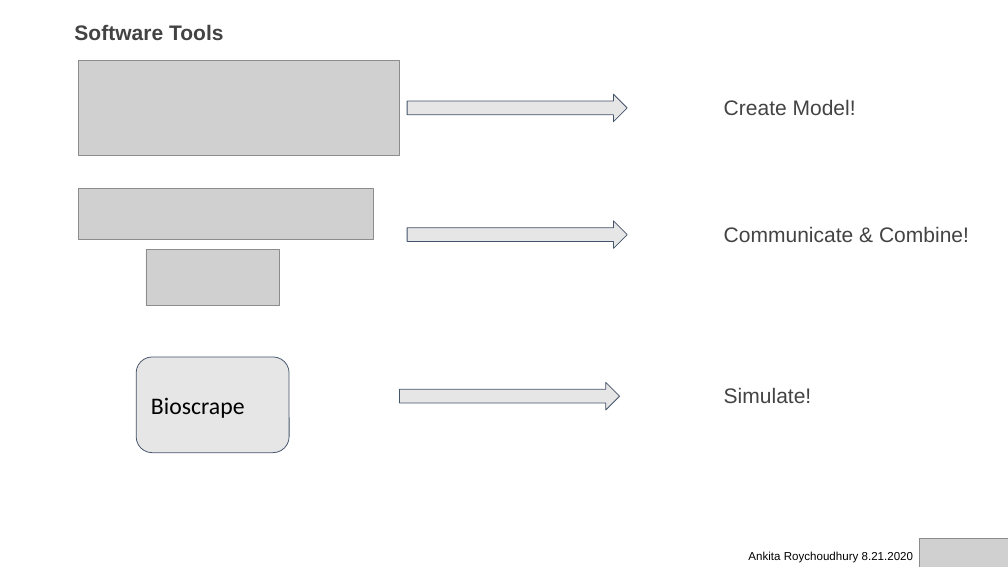
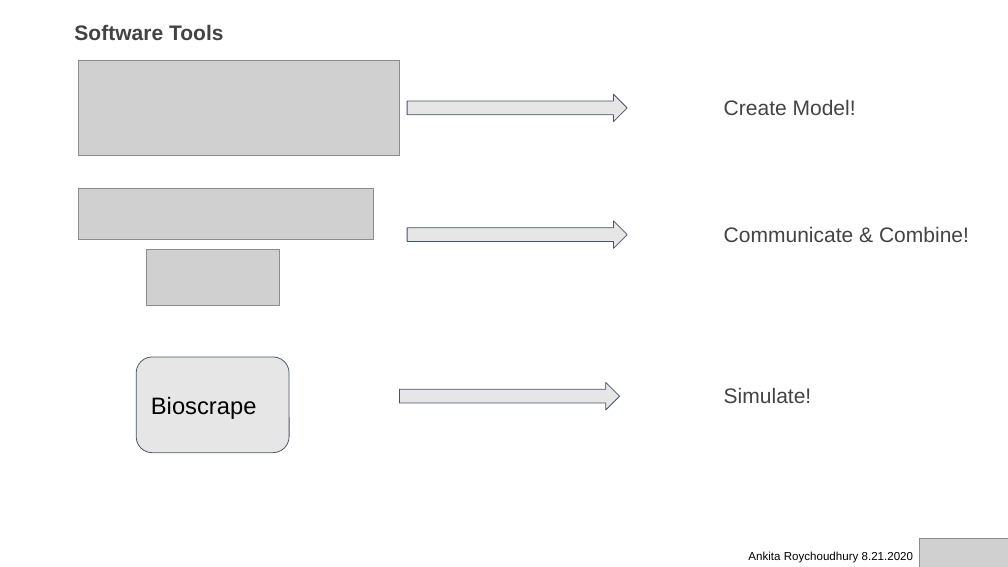
Before and after one commit to AnkitaRoychoudhury/ug_murray, a slide deck: slide 7 of miscellaneous/presentations/20200819_buildacell.pptx. Drawn at 1008x567 pixels with LibreOffice and Linux fonts; fonts in the diff are those of the drawing; grey boxes stand for pictures; background and template pictures are left out. Boxes give left, top, right and bottom in pixels: in the first picture for what was removed or moved away, otherwise in the second. Text is boxed around its words. In the diff, an @@ line names an element or a change of style, - is before the commit and + after.

```diff
--- a/miscellaneous/presentations/20200819_buildacell.pptx
+++ b/miscellaneous/presentations/20200819_buildacell.pptx
@@ rounded rectangle "Bioscrape" at (136, 357, 289, 453): font Calibri to Arial @@
```
Also in this commit, not shown: 6 other slides changed, 6 other files.
